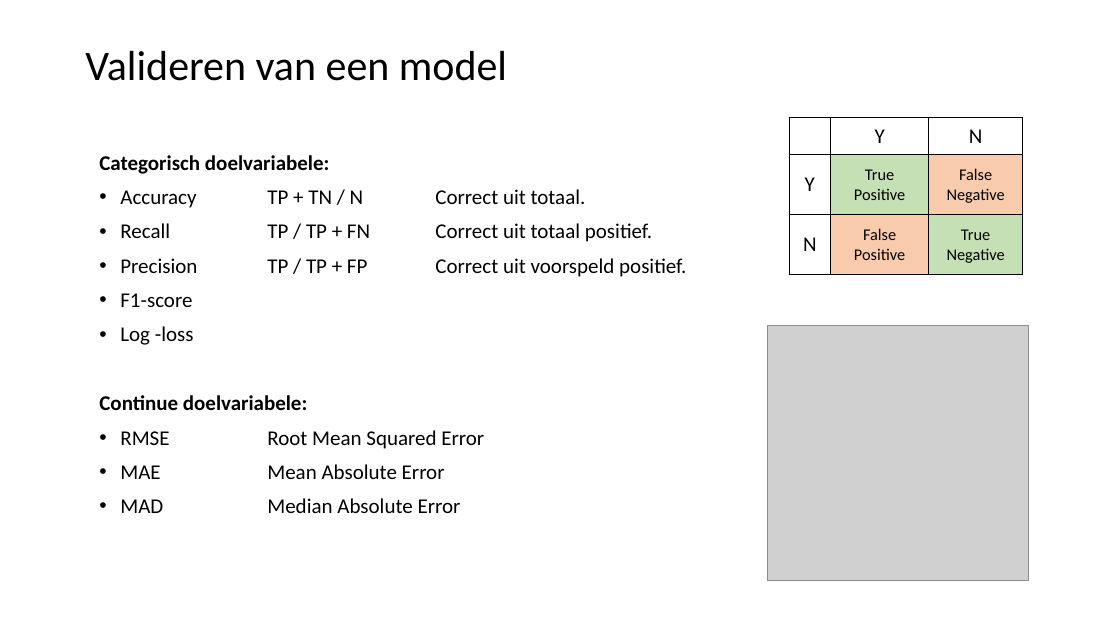
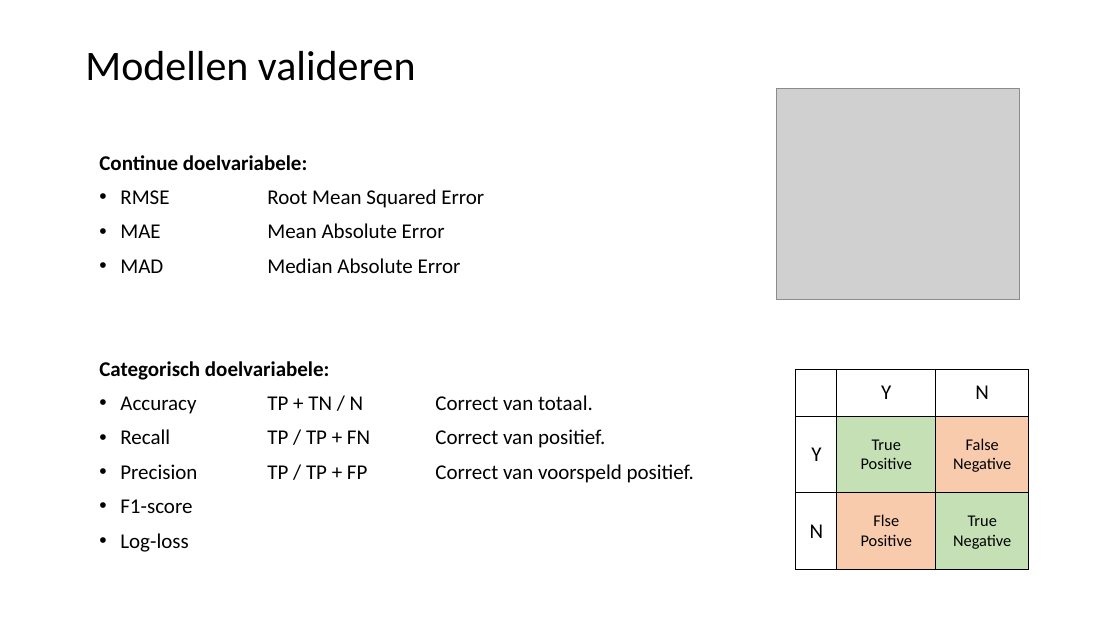
Before and after one commit to LFKoning/knowledge-sharing, a slide deck: slide 31 of python_course/4_scikit_learn/python_cursus_4.pptx (slide 27 before the commit). Drawn at 1120x630 pixels with LibreOffice and Linux fonts; fonts in the diff are those of the drawing; grey boxes stand for pictures. Boxes give left, top, right and bottom in pixels: in the first picture for what was removed or moved away, otherwise in the second. Text is boxed around its words. In the diff, an @@ line names an element or a change of style, - is before the commit and + after.

```diff
--- a/python_course/4_scikit_learn/python_cursus_4.pptx
+++ b/python_course/4_scikit_learn/python_cursus_4.pptx
@@ title at <box>85,51,416,81</box>: text changed @@
-Valideren van een model
+Modellen valideren
@@ picture: place and size @@
-picture at <box>767,325,1029,581</box>
+picture at <box>776,88,1020,299</box>
@@ text at <box>99,155,686,345</box>: paragraphs removed @@
-Categorisch doelvariabele:
-• Accuracy TP + TN / N Correct uit totaal.
-• Recall TP / TP + FN Correct uit totaal positief.
-• Precision TP / TP + FP Correct uit voorspeld positief.
-• F1-score
-• Log -loss
@@ text at <box>99,361,694,552</box>: paragraphs added @@
+Categorisch doelvariabele:
+• Accuracy TP + TN / N Correct van totaal.
+• Recall TP / TP + FN Correct van positief.
+• Precision TP / TP + FP Correct van voorspeld positief.
+• F1-score
+• Log-loss
@@ table at <box>796,370,1028,570</box> @@
-row 3, column 2: False / Positive
+row 3, column 2: Flse / Positive
@@ table: place and size @@
-table at <box>790,118,1023,275</box>
+table at <box>796,370,1028,570</box>
```
Also in this commit, not shown: 15 other slides changed, 5 slides added, 1 slide removed, 8 other files.
